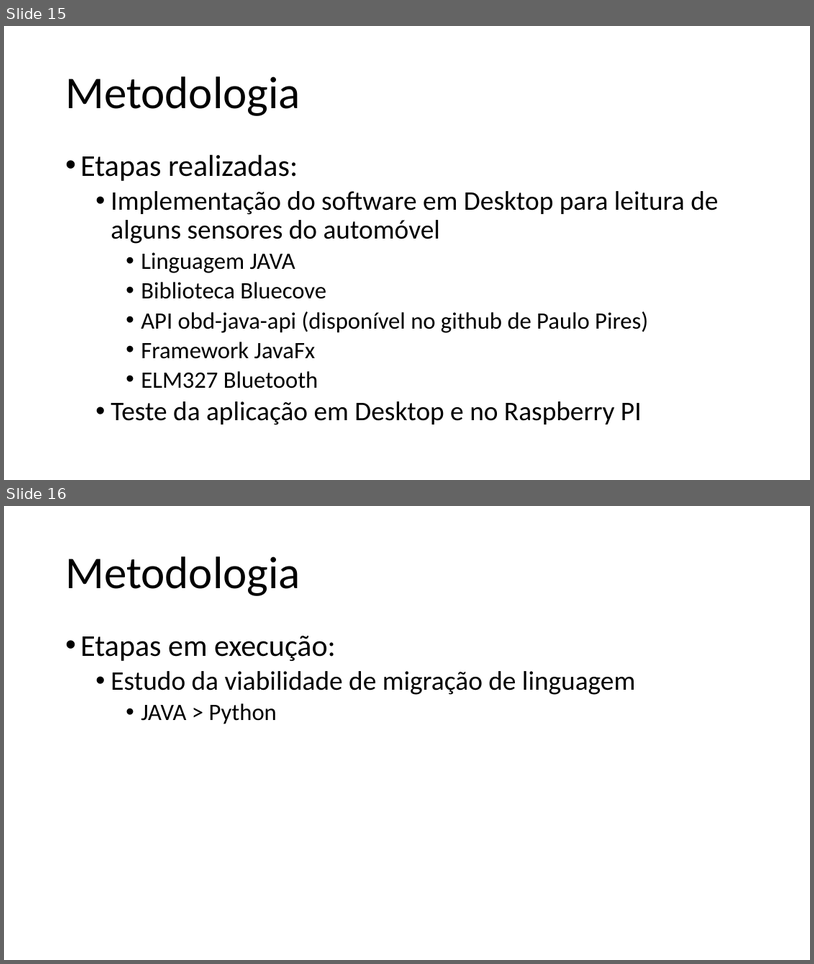
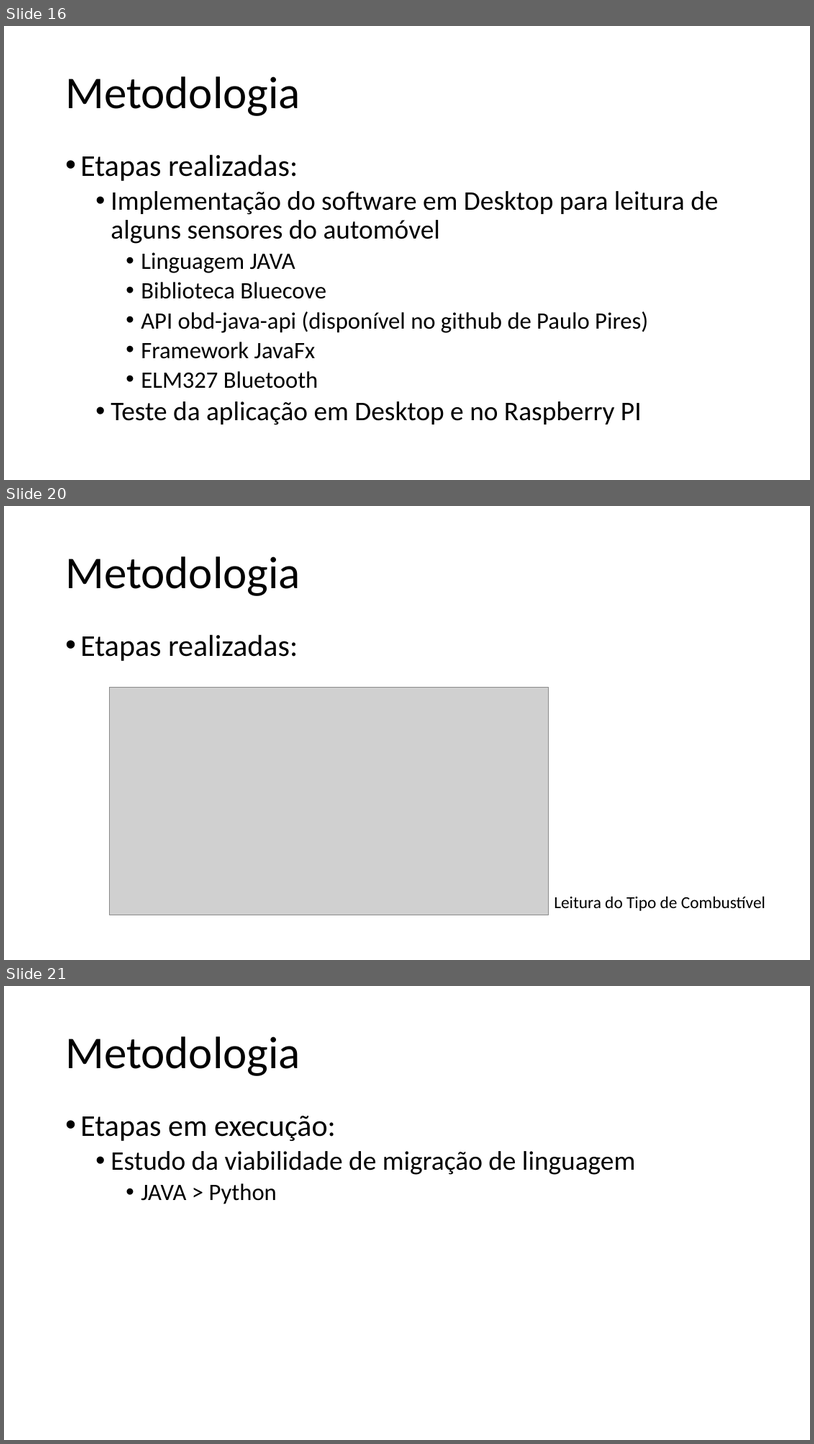
Before and after one commit to ruanlas/TADS2015, a slide deck: TCC-documentos/Apresentacao/TCC_v3.pptx. Shown one above the other, each under a label of ours: slides 15 and 16 before the commit, slides 16, 20 and 21 after it; the slides between them are not shown. The pictures are 814x964 and 814x1444 pixels, drawn with LibreOffice and Linux fonts; fonts in the diff are those of the drawing; grey boxes stand for pictures. Boxes give left, top, right and bottom in pixels: in the first picture for what was removed or moved away, otherwise in the second. Text is boxed around its words. In the diff, an @@ line names an element or a change of style, - is before the commit and + after.

```diff
--- a/TCC-documentos/Apresentacao/TCC_v3.pptx
+++ b/TCC-documentos/Apresentacao/TCC_v3.pptx
@@ slide 20 added at (x1=4, y1=506, x2=810, y2=960), background #FFFFFF @@
@@ title added at (x1=65, y1=556, x2=301, y2=596), 54 pt, text #000000 @@
+Metodologia
@@ text added at (x1=80, y1=635, x2=298, y2=661), 36 pt, text #000000 @@
+• Etapas realizadas:
@@ picture added at (x1=110, y1=687, x2=548, y2=914) @@
@@ text added at (x1=554, y1=896, x2=766, y2=911), 20 pt, text #000000 @@
+Leitura do Tipo de Combustível
@@ what was slide 15 is now slide 16 @@
@@ what was slide 16 is now slide 21 @@
```
Also in this commit, not shown: 2 slides changed, 5 other slides added, 1 slide removed.
